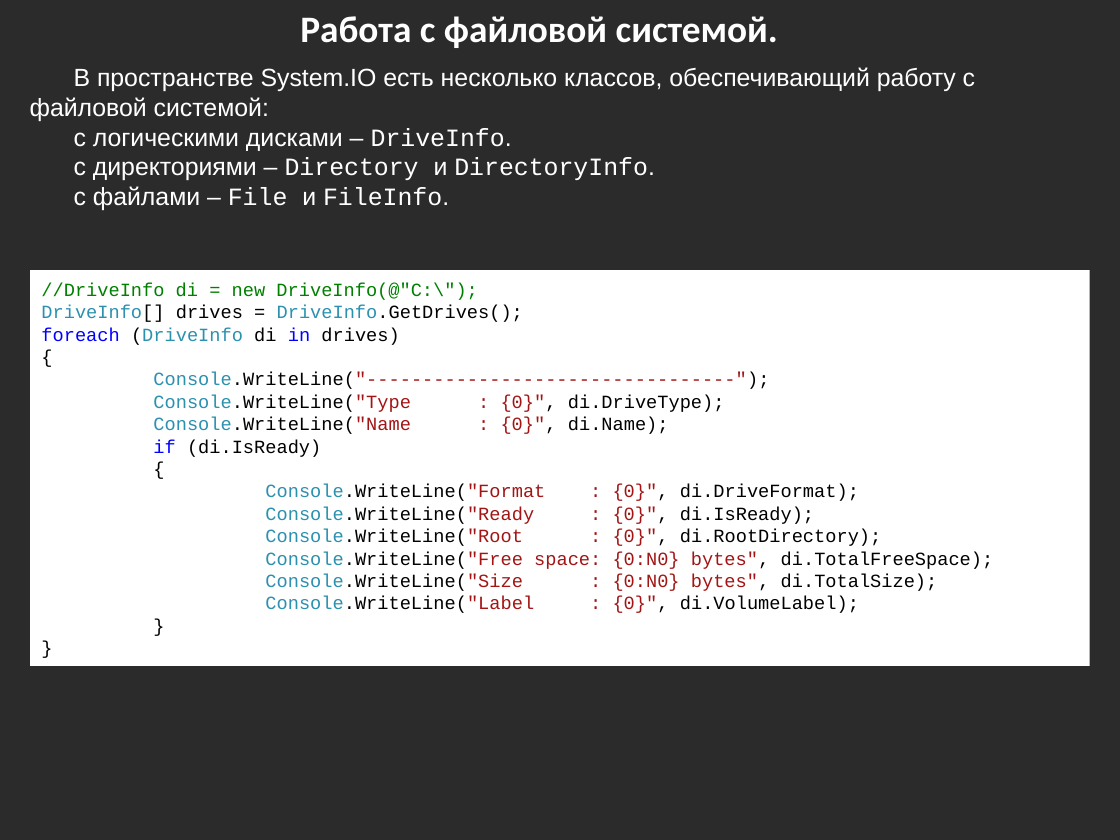
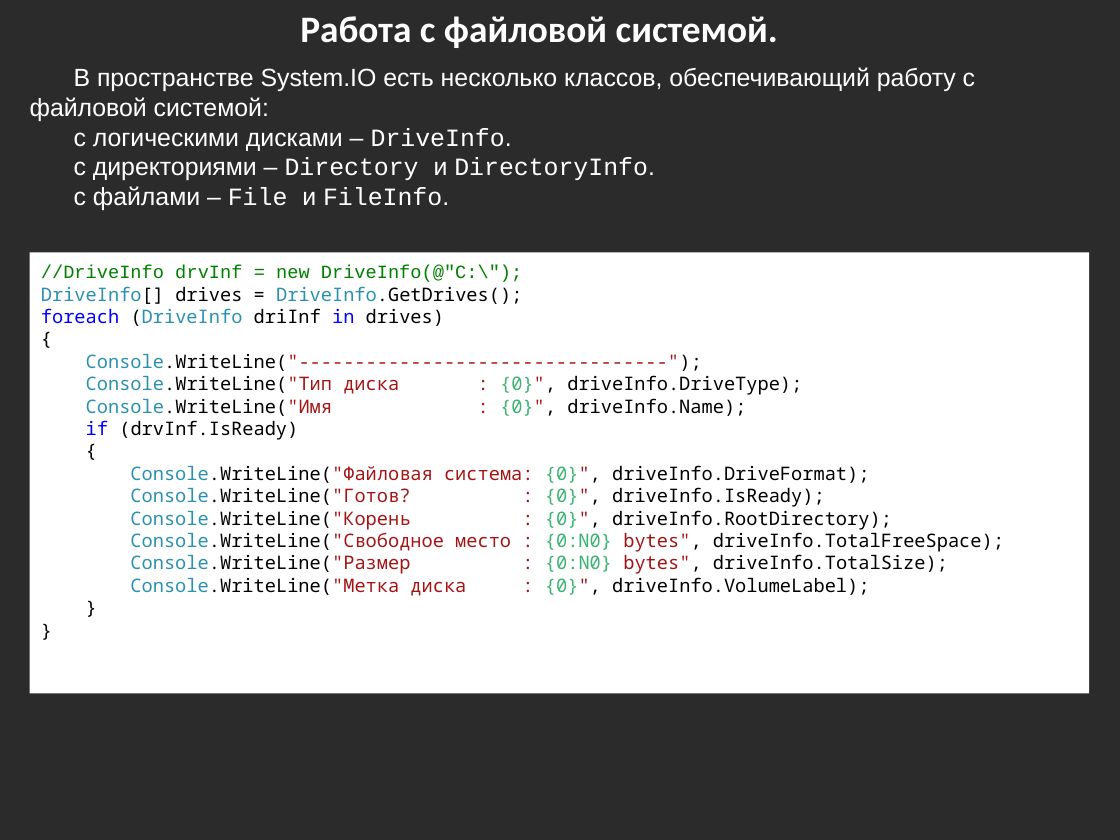
Before and after one commit to bazile/Training, a slide deck: slide 13 of Presentation/lesson-04-io.pptx. Drawn at 1120x840 pixels with LibreOffice and Linux fonts; fonts in the diff are those of the drawing; background and template pictures are left out; a plain dark background stands for a picture behind light text. Boxes give left, top, right and bottom in pixels: in the first picture for what was removed or moved away, otherwise in the second. Text is boxed around its words. In the diff, an @@ line names an element or a change of style, - is before the commit and + after.

Commit message:
Added DriveInfo class demo

```diff
--- a/Presentation/lesson-04-io.pptx
+++ b/Presentation/lesson-04-io.pptx
@@ rectangle "//DriveInfo drvInf = new DriveInfo(@"C:\");" resized from (x1=30, y1=270, x2=1090, y2=665) to (x1=30, y1=252, x2=1090, y2=693) @@
@@ text in rectangle at (x1=41, y1=265, x2=522, y2=282): text changed @@
-//DriveInfo di = new DriveInfo(@"C:\");
+//DriveInfo drvInf = new DriveInfo(@"C:\");
@@ text in rectangle at (x1=41, y1=286, x2=702, y2=371): font Courier New to Noto Sans Mono in "DriveInfo[] drives = DriveInfo.GetDrives();", "{", "Console.WriteLine("---------------------------------");", "{" and 2 more places @@
@@ text in rectangle at (x1=41, y1=308, x2=444, y2=326): text changed; font Courier New to Noto Sans Mono @@
-foreach (DriveInfo di in drives)
+foreach (DriveInfo driInf in drives)
@@ text in rectangle at (x1=86, y1=375, x2=802, y2=440): text changed; font Courier New to Noto Sans Mono @@
-Console.WriteLine("Type : {0}", di.DriveType);
-Console.WriteLine("Name : {0}", di.Name);
-if (di.IsReady)
+Console.WriteLine("Тип диска : {0}", driveInfo.DriveType);
+Console.WriteLine("Имя : {0}", driveInfo.Name);
+if (drvInf.IsReady)
@@ text in rectangle at (x1=130, y1=465, x2=1004, y2=596): text changed; font Courier New to Noto Sans Mono @@
-Console.WriteLine("Format : {0}", di.DriveFormat);
-Console.WriteLine("Ready : {0}", di.IsReady);
-Console.WriteLine("Root : {0}", di.RootDirectory);
-Console.WriteLine("Free space: {0:N0} bytes", di.TotalFreeSpace);
-Console.WriteLine("Size : {0:N0} bytes", di.TotalSize);
-Console.WriteLine("Label : {0}", di.VolumeLabel);
+Console.WriteLine("Файловая система: {0}", driveInfo.DriveFormat);
+Console.WriteLine("Готов? : {0}", driveInfo.IsReady);
+Console.WriteLine("Корень : {0}", driveInfo.RootDirectory);
+Console.WriteLine("Свободное место : {0:N0} bytes", driveInfo.TotalFreeSpace);
+Console.WriteLine("Размер : {0:N0} bytes", driveInfo.TotalSize);
+Console.WriteLine("Метка диска : {0}", driveInfo.VolumeLabel);
```
Also in this commit, not shown: 23 other files.
